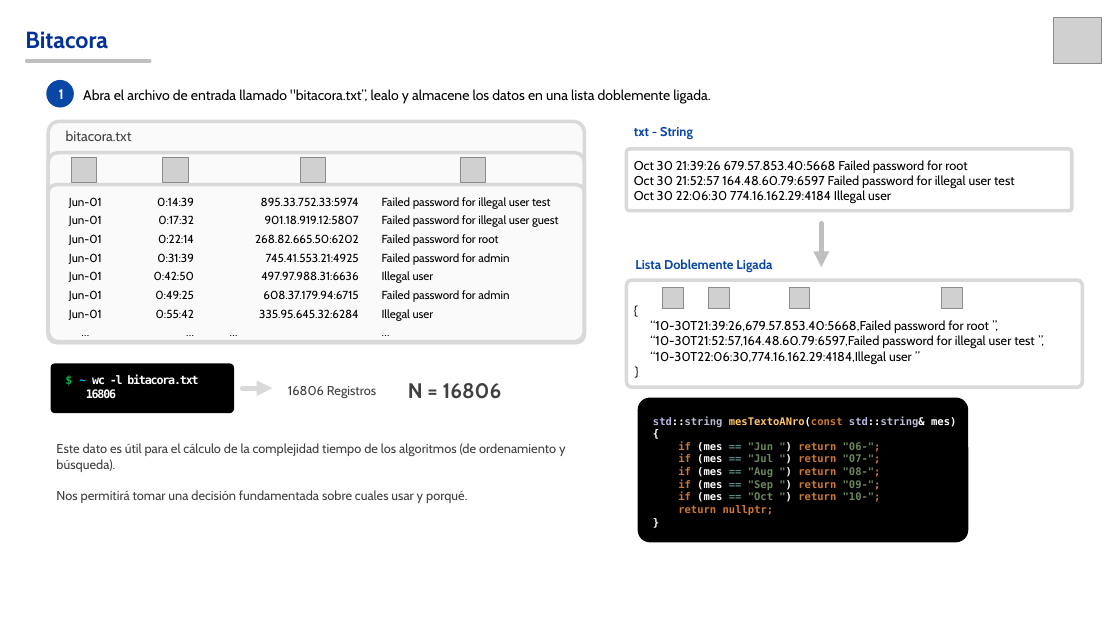
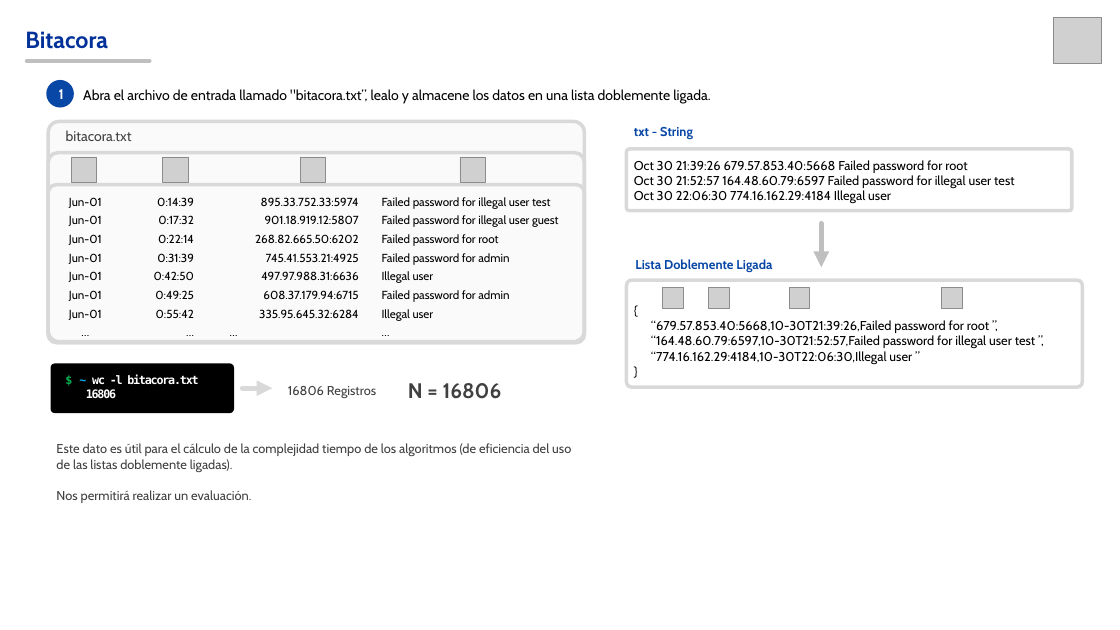
Before and after one commit to kochomati/actividad1_3, a slide deck: slide 3 of actividad_2_3/reflexiones/ReflexAct2.3-MatiasKochowski.pptx. Drawn at 1120x630 pixels with LibreOffice and Linux fonts; fonts in the diff are those of the drawing; grey boxes stand for pictures. Boxes give left, top, right and bottom in pixels: in the first picture for what was removed or moved away, otherwise in the second. Text is boxed around its words. In the diff, an @@ line names an element or a change of style, - is before the commit and + after.

```diff
--- a/actividad_2_3/reflexiones/ReflexAct2.3-MatiasKochowski.pptx
+++ b/actividad_2_3/reflexiones/ReflexAct2.3-MatiasKochowski.pptx
@@ text "{" at box(651, 320, 1036, 364): indent changed @@
@@ text at box(651, 320, 1036, 364): text changed @@
-“10-30T21:39:26,679.57.853.40:5668,Failed password for root ”,
-“10-30T21:52:57,164.48.60.79:6597,Failed password for illegal user test ”,
-“10-30T22:06:30,774.16.162.29:4184,Illegal user ”
+“679.57.853.40:5668,10-30T21:39:26,Failed password for root ”,
+“164.48.60.79:6597,10-30T21:52:57,Failed password for illegal user test ”,
+“774.16.162.29:4184,10-30T22:06:30,Illegal user ”
@@ rounded rectangle removed at box(638, 397, 969, 542) @@
@@ text removed at box(653, 416, 956, 515) @@
-std::string mesTextoANro(const std::string& mes)
-{
-if (mes == "Jun ") return "06-";
-if (mes == "Jul ") return "07-";
-if (mes == "Aug ") return "08-";
-if (mes == "Sep ") return "09-";
-if (mes == "Oct ") return "10-";
-return nullptr;
-}
@@ text at box(56, 443, 571, 503): text changed @@
-Este dato es útil para el cálculo de la complejidad tiempo de los algoritmos (de ordenamiento y búsqueda).
-Nos permitirá tomar una decisión fundamentada sobre cuales usar y porqué.
+Este dato es útil para el cálculo de la complejidad tiempo de los algoritmos (de eficiencia del uso de las listas doblemente ligadas).
+Nos permitirá realizar un evaluación.
```
Also in this commit, not shown: 1 other file.
